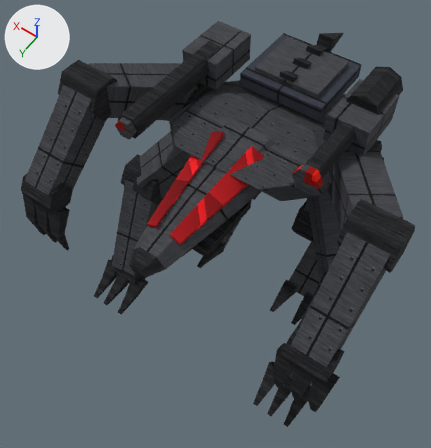
The Blender file tools/lowforge/models/ammit.blend, before and after one commit.
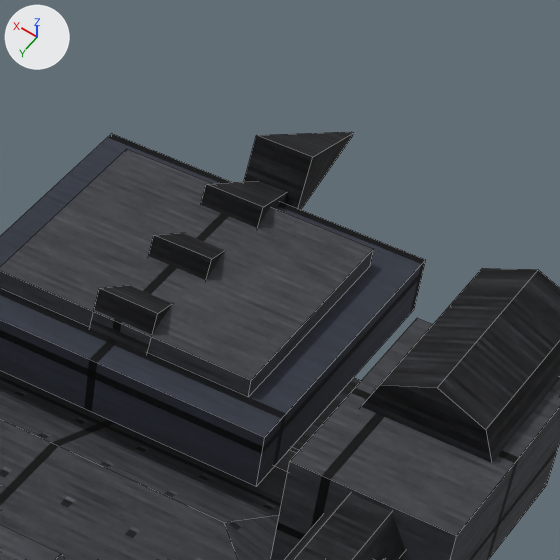
The first picture shows the older version from a camera (50 mm lens) standing at (-42.2, 82.0, 130.6) and looking at (4.6, 16.5, 27.6). The close-ups show the older and then the newer version on the part from 59% to 92% of the width and 0% to 31% of the height of that picture. Only the edits that show in the close-ups are written down. The lights are fixed; the arrows at upper left show +X, +Y and +Z. The close-ups show mesh edges as thin lines.

The older version as bpy lines, for what is in view:
```python
me_spine = bpy.data.meshes.new('spine')
me_spine.from_pydata(...)  # 8 vertices, 6 faces; spans x -1.6..1.6, y -9.02..0.43, z 54.92..59.04
me_spine.materials.append(mat_steel_dark)  # picture img_dark
me_spine_001 = bpy.data.meshes.new('spine.001')
me_spine_001.from_pydata(...)  # 8 vertices, 6 faces; spans x -1.6..1.6, y -14.02..-4.57, z 54.92..59.04
me_spine_001.materials.append(mat_steel_dark)  # picture img_dark
me_spine_002 = bpy.data.meshes.new('spine.002')
me_spine_002.from_pydata(...)  # 8 vertices, 6 faces; spans x -1.6..1.6, y -19.02..-9.57, z 54.92..59.04
me_spine_002.materials.append(mat_steel_dark)  # picture img_dark
me_spine_003 = bpy.data.meshes.new('spine.003')
me_spine_003.from_pydata(...)  # 8 vertices, 6 faces; spans x -1.6..1.6, y -24.02..-14.57, z 54.92..59.04
me_spine_003.materials.append(mat_steel_dark)  # picture img_dark
me_ward_inscription = bpy.data.meshes.new('ward_inscription')
me_ward_inscription.from_pydata(...)  # a box spanning x -7.0..7.0, y -12.0..0.0, z 57.0..58.0
me_ward_inscription.materials.append(mat_steel_plate)  # picture img_plate
ob_spine = bpy.data.objects.new('spine', me_spine)
ob_spine.location = (0.0, 0.0, 0.0)
ob_spine_001 = bpy.data.objects.new('spine.001', me_spine_001)
ob_spine_001.location = (0.0, 0.0, 0.0)
ob_spine_002 = bpy.data.objects.new('spine.002', me_spine_002)
ob_spine_002.location = (0.0, 0.0, 0.0)
ob_spine_003 = bpy.data.objects.new('spine.003', me_spine_003)
ob_spine_003.location = (0.0, 0.0, 0.0)
ob_ward_inscription = bpy.data.objects.new('ward_inscription', me_ward_inscription)
ob_ward_inscription.parent = ob_hp_3
ob_ward_inscription.matrix_parent_inverse = Matrix(((1.0, 0.0, 0.0, 0.0), (0.0, 0.0, 1.0, -58.0), (0.0, -1.0, 0.0, -6.0), (0.0, 0.0, 0.0, 1.0)))
ob_ward_inscription.location = (0.0, 0.0, 0.0)
# also in view: 'snout' at (0.0, 27.0, 50.0); 'fuel_tank' at (-16.0, -4.0, 59.0); 'torso' at (0.0, 2.5, 46.0); 'ward_plate' at (0.0, -6.0, 55.5); 'cannon_mount' at (-16.0, 0.0, 57.0)
```
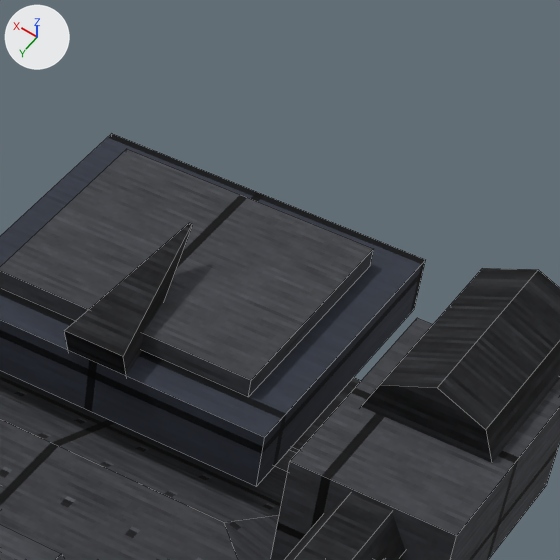
Location of each change, [x1, y1, x2, y2] in pixels of the close-ups (560 x 560 px):
'spine', reshaped
    before: [89, 285, 172, 355]
    after: [64, 223, 192, 375]
'spine.003', reshaped (not visible afterwards)
    before: [244, 132, 354, 209]
'spine.002', reshaped (not visible afterwards)
    before: [201, 181, 287, 228]
'spine.001', reshaped (not visible afterwards)
    before: [149, 233, 225, 280]

Edits to the bpy script that builds the scene:
```text
Change me_spine:
    remove me_spine.from_pydata(...)  # 8 vertices, 6 faces; spans x -1.6..1.6, y -9.02..0.43, z 54.92..59.04
    add me_spine.from_pydata(...)  # 8 vertices, 6 faces; spans x -1.6..1.6, y -6.03..2.56, z 55.5..60.07
    me_spine part 1
    me_spine.vertices[0].co: (1.6, 0.43, 55.96) -> (1.6, 1.44, 55.5)
    me_spine.vertices[1].co: (-1.6, 0.43, 55.96) -> (-1.6, 1.44, 55.5)
    me_spine.vertices[2].co: (-1.6, -0.43, 59.04) -> (-1.6, 2.56, 58.5)  # pixel (157, 313) -> pixel (123, 356)
    me_spine.vertices[3].co: (1.6, -0.43, 59.04) -> (1.6, 2.56, 58.5)  # pixel (99, 288) -> pixel (64, 330)
    me_spine.vertices[4].co: (0.08, -8.98, 54.92) -> (0.08, -6.03, 59.93)  # not seen -> pixel (189, 224)
    me_spine.vertices[5].co: (-0.08, -8.98, 54.92) -> (-0.08, -6.03, 59.93)  # not seen -> pixel (192, 226)
    me_spine.vertices[6].co: (-0.08, -9.02, 55.08) -> (-0.08, -5.97, 60.07)  # not seen -> pixel (192, 224)
    me_spine.vertices[7].co: (0.08, -9.02, 55.08) -> (0.08, -5.97, 60.07)  # not seen -> pixel (189, 222)
Change me_spine_001:
    remove me_spine_001.from_pydata(...)  # 8 vertices, 6 faces; spans x -1.6..1.6, y -14.02..-4.57, z 54.92..59.04
    add me_spine_001.from_pydata(...)  # 8 vertices, 6 faces; spans x -1.6..1.6, y -12.03..-3.44, z 52.5..57.07
    me_spine_001 part 2
    me_spine_001.vertices[0].co: (1.6, -4.57, 55.96) -> (1.6, -4.56, 52.5)
    me_spine_001.vertices[1].co: (-1.6, -4.57, 55.96) -> (-1.6, -4.56, 52.5)
    me_spine_001.vertices[2].co: (-1.6, -5.43, 59.04) -> (-1.6, -3.44, 55.5)  # pixel (211, 259) -> not seen
    me_spine_001.vertices[3].co: (1.6, -5.43, 59.04) -> (1.6, -3.44, 55.5)  # pixel (153, 235) -> not seen
    me_spine_001.vertices[4].co: (0.08, -13.98, 54.92) -> (0.08, -12.03, 56.93)
    me_spine_001.vertices[5].co: (-0.08, -13.98, 54.92) -> (-0.08, -12.03, 56.93)
    me_spine_001.vertices[6].co: (-0.08, -14.02, 55.08) -> (-0.08, -11.97, 57.07)
    me_spine_001.vertices[7].co: (0.08, -14.02, 55.08) -> (0.08, -11.97, 57.07)
Change me_spine_002:
    remove me_spine_002.from_pydata(...)  # 8 vertices, 6 faces; spans x -1.6..1.6, y -19.02..-9.57, z 54.92..59.04
    add me_spine_002.from_pydata(...)  # 8 vertices, 6 faces; spans x -1.6..1.6, y -18.03..-9.44, z 45.5..50.07
    me_spine_002 part 3
    me_spine_002.vertices[0].co: (1.6, -9.57, 55.96) -> (1.6, -10.56, 45.5)
    me_spine_002.vertices[1].co: (-1.6, -9.57, 55.96) -> (-1.6, -10.56, 45.5)
    me_spine_002.vertices[2].co: (-1.6, -10.43, 59.04) -> (-1.6, -9.44, 48.5)  # pixel (263, 207) -> not seen
    me_spine_002.vertices[3].co: (1.6, -10.43, 59.04) -> (1.6, -9.44, 48.5)  # pixel (206, 184) -> not seen
    me_spine_002.vertices[4].co: (0.08, -18.98, 54.92) -> (0.08, -18.03, 49.93)
    me_spine_002.vertices[5].co: (-0.08, -18.98, 54.92) -> (-0.08, -18.03, 49.93)
    me_spine_002.vertices[6].co: (-0.08, -19.02, 55.08) -> (-0.08, -17.97, 50.07)
    me_spine_002.vertices[7].co: (0.08, -19.02, 55.08) -> (0.08, -17.97, 50.07)
Change me_spine_003:
    remove me_spine_003.from_pydata(...)  # 8 vertices, 6 faces; spans x -1.6..1.6, y -24.02..-14.57, z 54.92..59.04
    add me_spine_003.from_pydata(...)  # 8 vertices, 6 faces; spans x -1.6..1.6, y -24.03..-15.44, z 39.5..44.07
    me_spine_003 part 4
    me_spine_003.vertices[0].co: (1.6, -14.57, 55.96) -> (1.6, -16.56, 39.5)
    me_spine_003.vertices[1].co: (-1.6, -14.57, 55.96) -> (-1.6, -16.56, 39.5)
    me_spine_003.vertices[2].co: (-1.6, -15.43, 59.04) -> (-1.6, -15.44, 42.5)  # pixel (312, 157) -> not seen
    me_spine_003.vertices[3].co: (1.6, -15.43, 59.04) -> (1.6, -15.44, 42.5)  # pixel (256, 135) -> not seen
    me_spine_003.vertices[4].co: (0.08, -23.98, 54.92) -> (0.08, -24.03, 43.93)
    me_spine_003.vertices[5].co: (-0.08, -23.98, 54.92) -> (-0.08, -24.03, 43.93)  # pixel (352, 135) -> not seen
    me_spine_003.vertices[6].co: (-0.08, -24.02, 55.08) -> (-0.08, -23.97, 44.07)  # pixel (353, 132) -> not seen
    me_spine_003.vertices[7].co: (0.08, -24.02, 55.08) -> (0.08, -23.97, 44.07)  # pixel (351, 131) -> not seen
```
